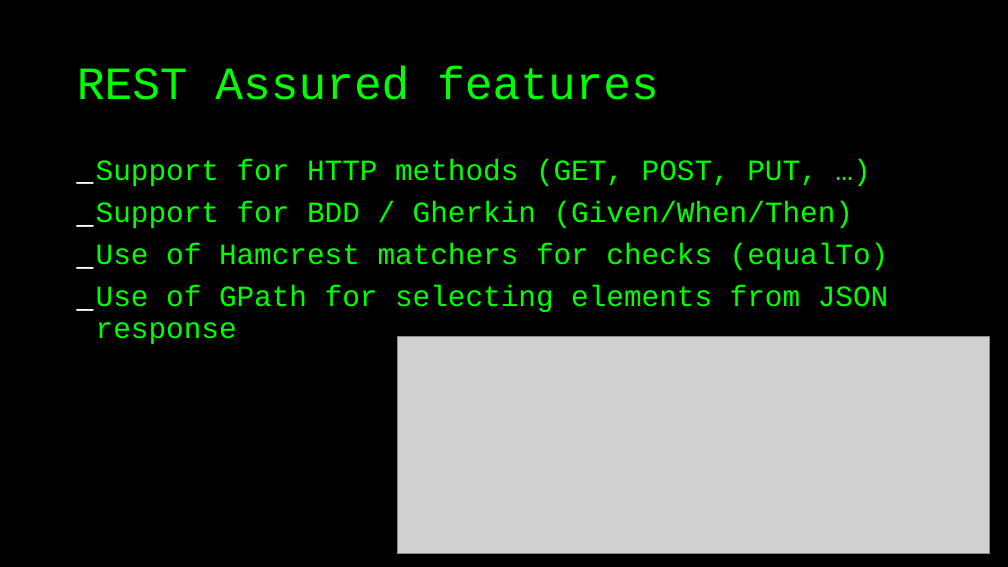
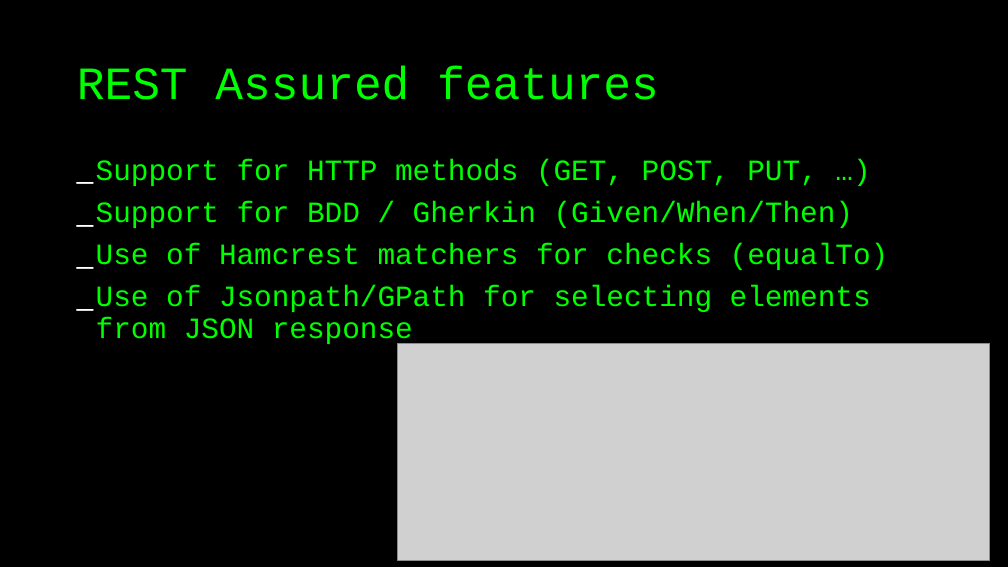
Before and after one commit to basdijkstra/rest-assured-workshop, a slide deck: slide 13 of RestAssuredWorkshop.odp. Drawn at 1008x567 pixels with LibreOffice and Linux fonts; fonts in the diff are those of the drawing; grey boxes stand for pictures. Boxes give left, top, right and bottom in pixels: in the first picture for what was removed or moved away, otherwise in the second. Text is boxed around its words. In the diff, an @@ line names an element or a change of style, - is before the commit and + after.

```diff
--- a/RestAssuredWorkshop.odp
+++ b/RestAssuredWorkshop.odp
@@ text at box(96, 285, 871, 346): text changed @@
-_ Use of GPath for selecting elements from JSON response
+_ Use of Jsonpath/GPath for selecting elements from JSON response
@@ picture: place and size @@
-picture at box(398, 337, 990, 554)
+picture at box(398, 343, 990, 560)
```
Also in this commit, not shown: 17 other slides changed, 3 slides added, 6 slides removed, 8 other files.
